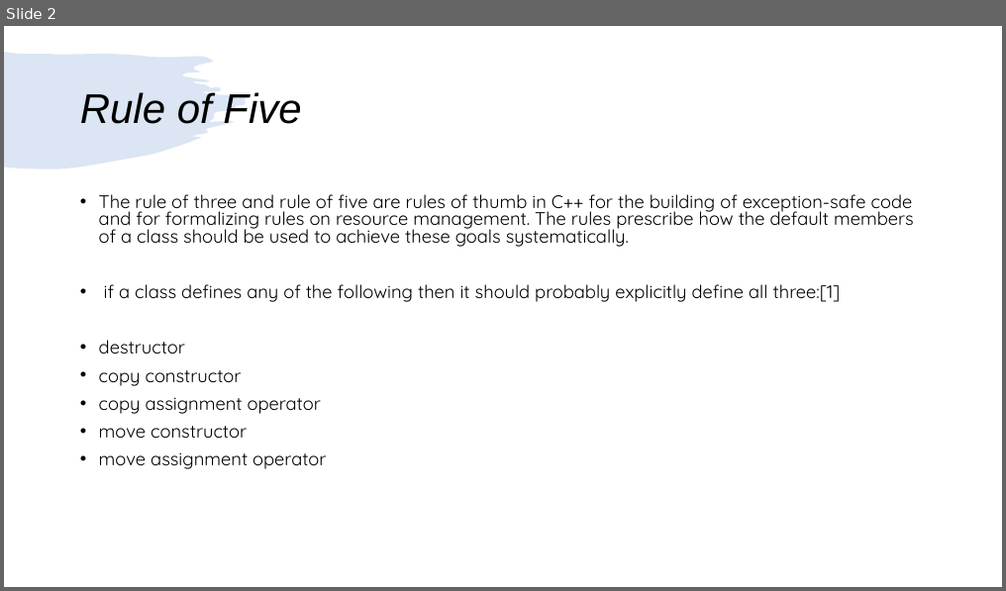
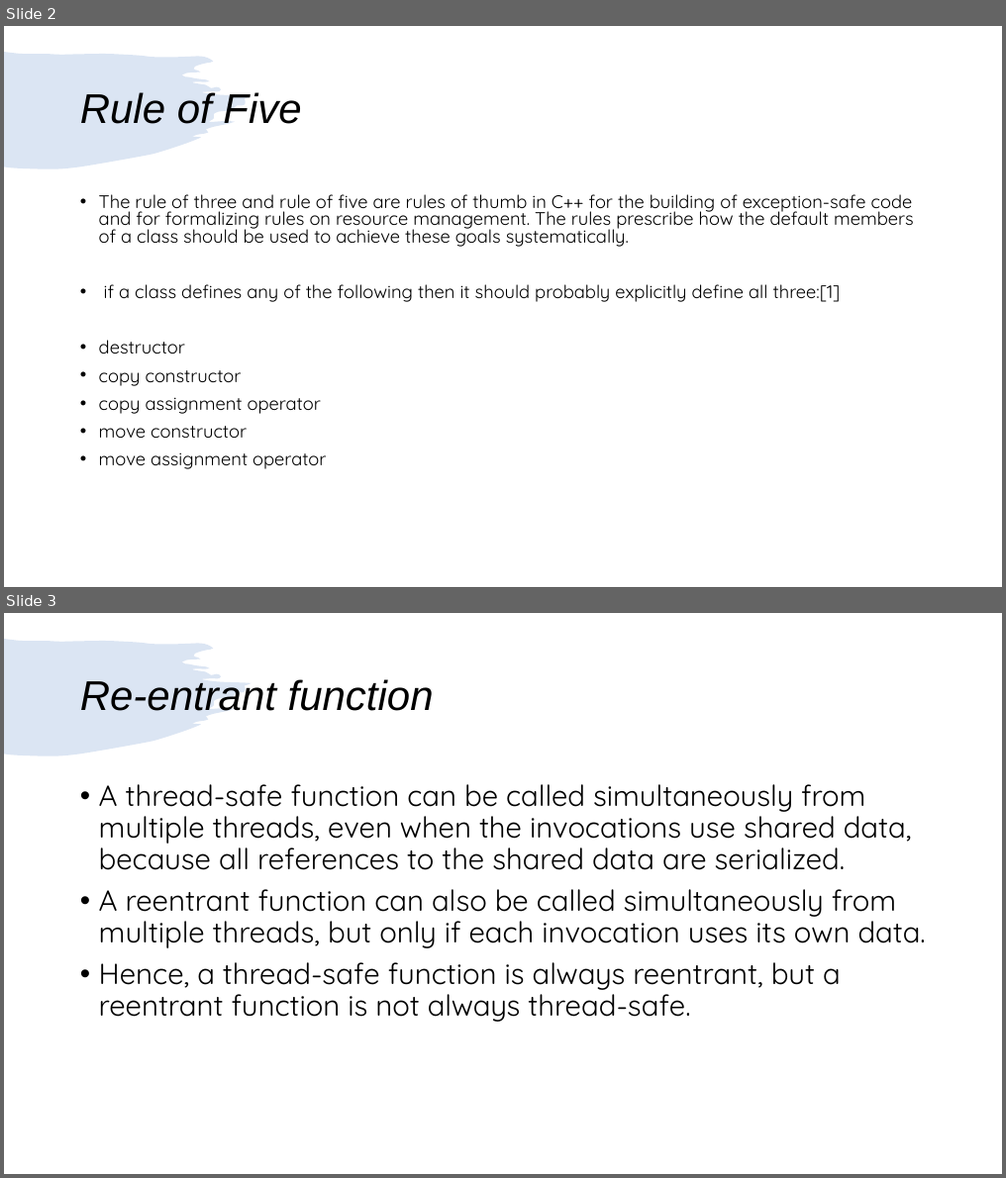
Before and after one commit to girishlande/CPlusPlus, a slide deck: learnings.pptx. Shown one above the other, each under a label of ours: slide 2 before the commit, slides 2 and 3 after it. The pictures are 1006x591 and 1006x1178 pixels, drawn with LibreOffice and Linux fonts; fonts in the diff are those of the drawing. Boxes give left, top, right and bottom in pixels: in the first picture for what was removed or moved away, otherwise in the second. Text is boxed around its words. In the diff, an @@ line names an element or a change of style, - is before the commit and + after.

```diff
--- a/learnings.pptx
+++ b/learnings.pptx
@@ slide 3 added at (4,613,1002,1174), background #FFFFFF; not listed: 1 template element that a slide beside it also shows @@
@@ title added at (80,679,434,711), 40 pt, text #000000, italic @@
+Re-entrant function
@@ text added at (99,784,926,1022), 28 pt, text #000000 @@
+• A thread-safe function can be called simultaneously from multiple threads, even when the invocations use shared data, because all references to the shared data are serialized.
+• A reentrant function can also be called simultaneously from multiple threads, but only if each invocation uses its own data.
+• Hence, a thread-safe function is always reentrant, but a reentrant function is not always thread-safe.
```
Also in this commit, not shown: 2 other slides added, 1 slide removed.
